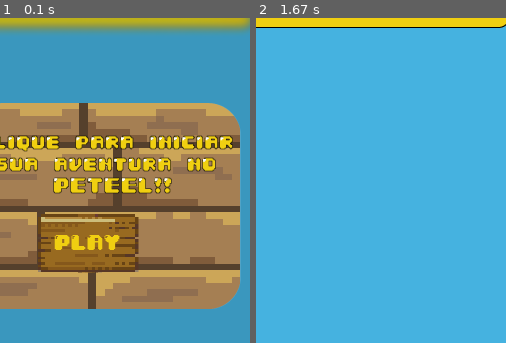
Above: before the commit, frames 1-2 (left to right).
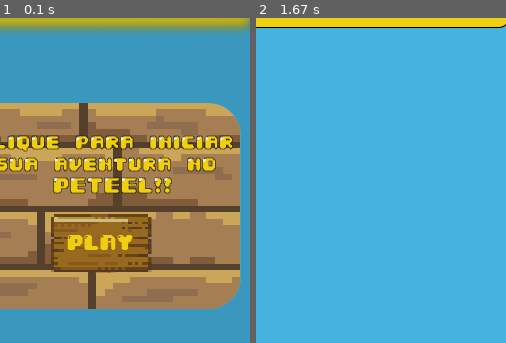
Above: after the commit, the same moments.

Repository: Victor-J-L/JOGO-PETEEL
Game: pygame game, started from esqueleto.py
Same seed, same stepped clock (60 frames per second), same inputs: the game is played once before the commit and once after it.
Inputs (mouse positions are % of the whole screen's width and height, from its top left):
- Up to frame 1 (0.1 s): no input
- Up to frame 2 (1.67 s): click (50, 50) at 0.38 s
The pictures show only the part of the screen within x 32-82%, y 15-65%; the shares and areas given below are measured in that part.

The runs differ from the first frame. In frame 1, 3.4% of the frame differs, in the area x 15-61%, y 60-79%; in frame 2, nothing differs.

Commit message:
arrumado botão play

Diff:
--- a/esqueleto.py
+++ b/esqueleto.py
@@ -35,7 +35,7 @@
     sp_play.rect.top = 342
     sp_play.rect.bottom = 391
     sp_play.rect.left = 199
-    sp_play.rect.right = 301
+    sp_play.rect.right = 314
 
     fundo = pygame.image.load("Imagens/Primeira Fase/fundo123desfocado.png")
 
